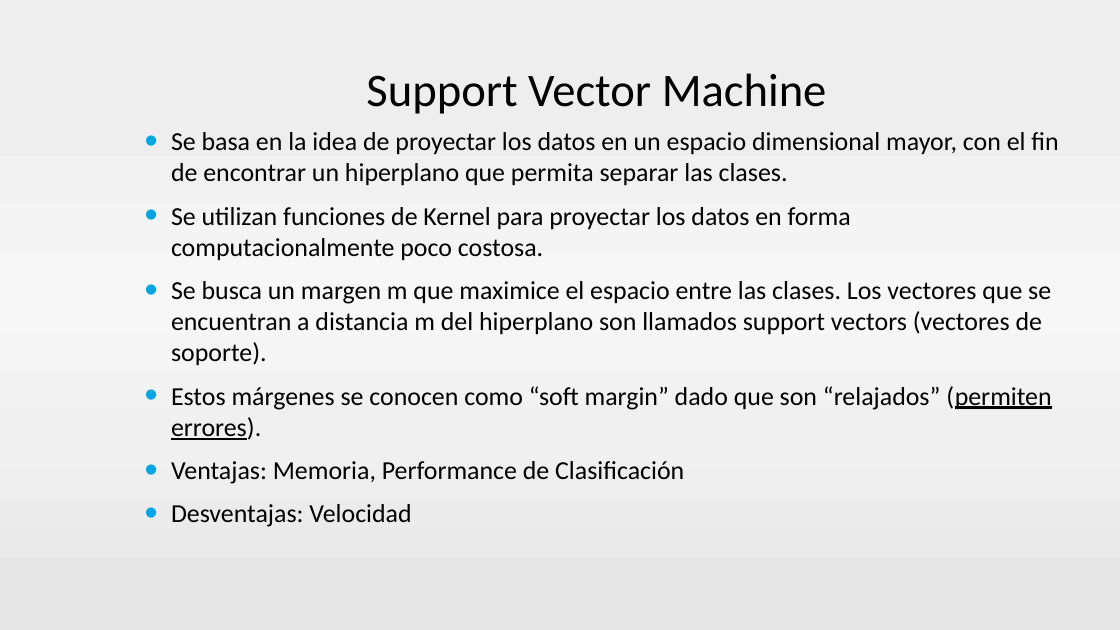
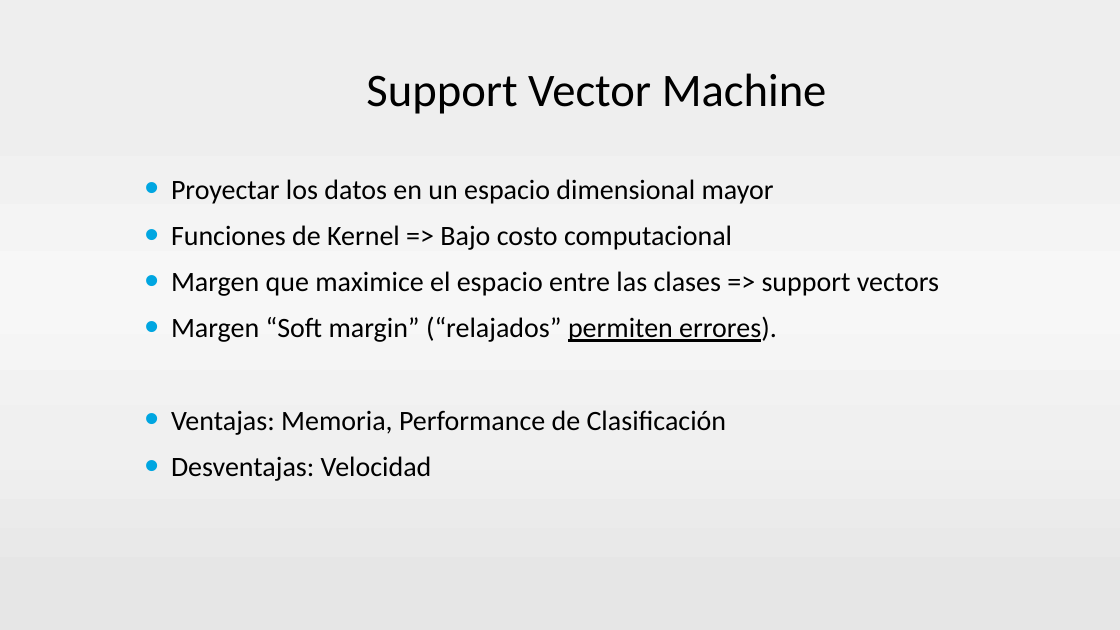
Before and after one commit to neozero86/tesis-megea, a slide deck: slide 14 of Presentacion/PresentacionTesis v2.pptx (slide 15 before the commit). Drawn at 1120x630 pixels with LibreOffice and Linux fonts; fonts in the diff are those of the drawing; background and template pictures are left out. Boxes give left, top, right and bottom in pixels: in the first picture for what was removed or moved away, otherwise in the second. Text is boxed around its words. In the diff, an @@ line names an element or a change of style, - is before the commit and + after.

```diff
--- a/Presentacion/PresentacionTesis v2.pptx
+++ b/Presentacion/PresentacionTesis v2.pptx
@@ text at bbox=[171, 179, 939, 342]: text changed; size 22.2 to 24 pt @@
-• Se basa en la idea de proyectar los datos en un espacio dimensional mayor, con el fin de encontrar un hiperplano que permita separar las clases.
-• Se utilizan funciones de Kernel para proyectar los datos en forma computacionalmente poco costosa.
-• Se busca un margen m que maximice el espacio entre las clases. Los vectores que se encuentran a distancia m del hiperplano son llamados support vectors (vectores de soporte).
-• Estos márgenes se conocen como “soft margin” dado que son “relajados” (permiten errores).
+• Proyectar los datos en un espacio dimensional mayor
+• Funciones de Kernel => Bajo costo computacional
+• Margen que maximice el espacio entre las clases => support vectors
+• Margen “Soft margin” (“relajados” permiten errores).
@@ text at bbox=[171, 410, 727, 481]: size 22.2 to 24 pt in "Ventajas: Memoria, Performance de Clasificación", "Desventajas: Velocidad" @@
```
Also in this commit, not shown: 26 other slides changed, 1 slide added, 2 slides removed.
